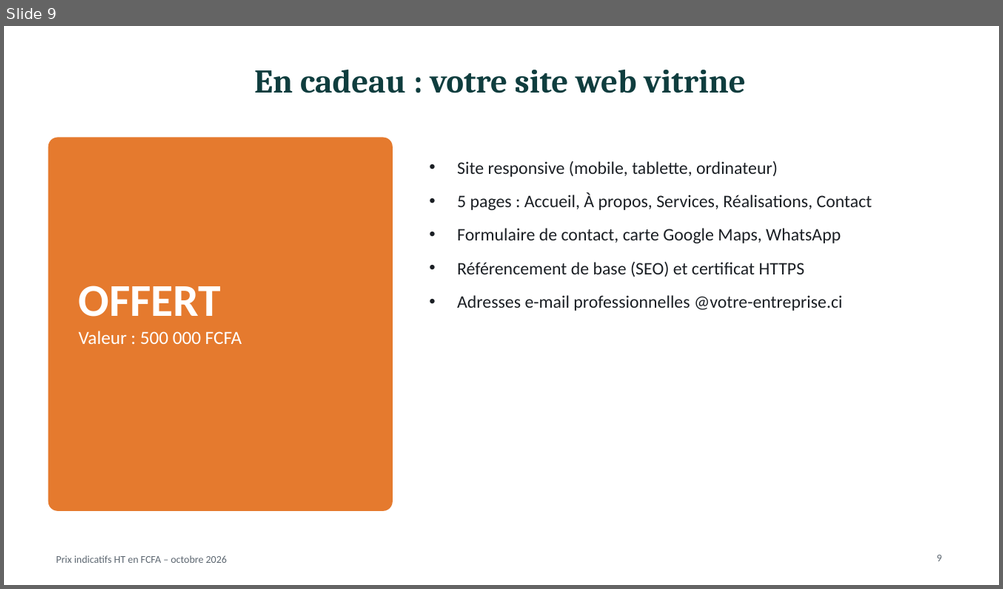
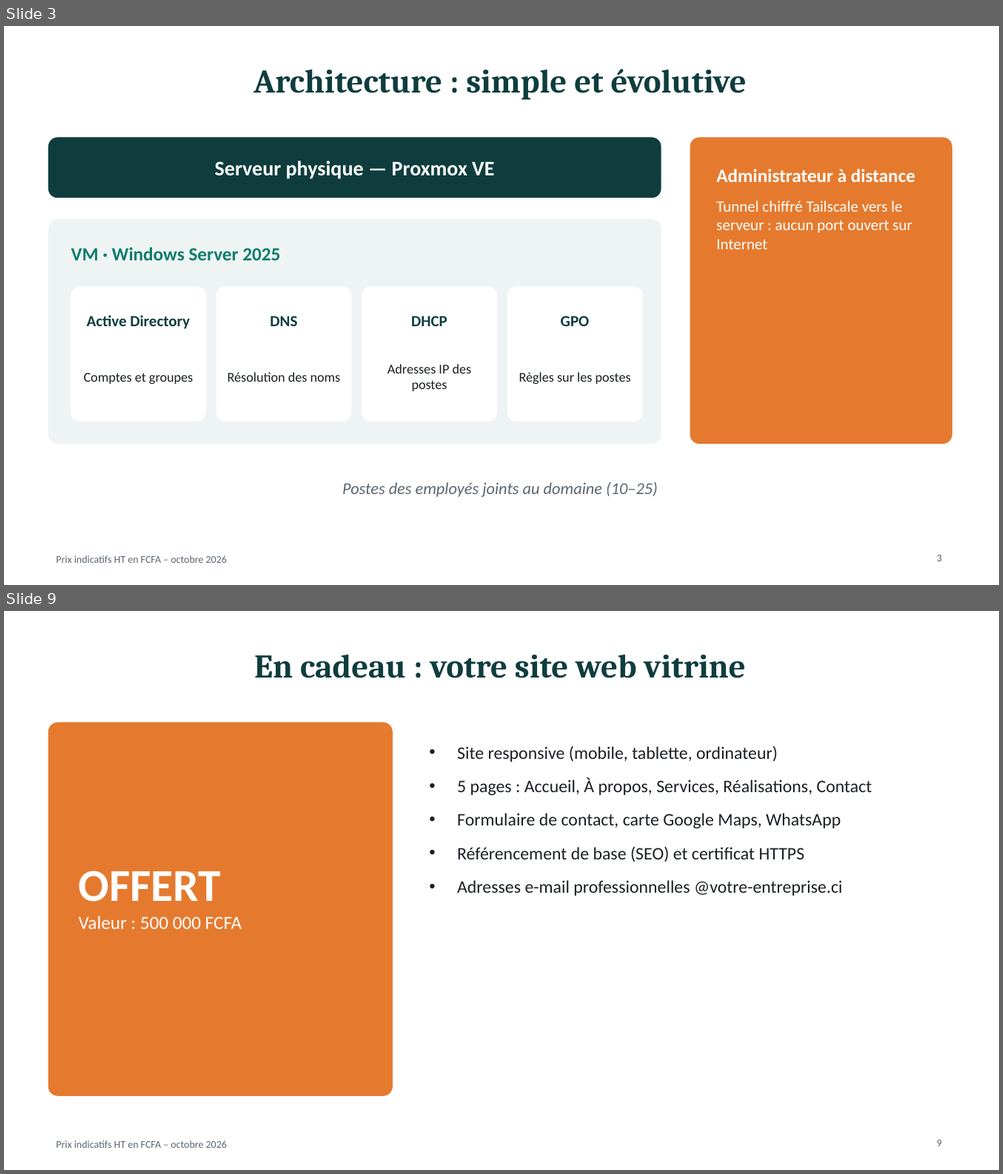
Before and after one commit to meledjearmel/others-documents, a slide deck: proposition-serveur/Proposition_Serveur_Proxmox_WindowsServer.pptx. Shown one above the other, each under a label of ours: slide 9 before the commit, slides 3 and 9 after it; the slides between them are not shown. The pictures are 1003x589 and 1003x1174 pixels, drawn with LibreOffice and Linux fonts; fonts in the diff are those of the drawing. Boxes give left, top, right and bottom in pixels: in the first picture for what was removed or moved away, otherwise in the second. Text is boxed around its words. In the diff, an @@ line names an element or a change of style, - is before the commit and + after.

```diff
--- a/proposition-serveur/Proposition_Serveur_Proxmox_WindowsServer.pptx
+++ b/proposition-serveur/Proposition_Serveur_Proxmox_WindowsServer.pptx
@@ slide 3 added at (4, 26, 999, 585), background #FFFFFF; not listed: 1 template element that a slide beside it also shows @@
@@ title added at (253, 69, 746, 100), 32 pt, text #0F3D3E, bold @@
+Architecture : simple et évolutive
@@ rounded rectangle added at (48, 138, 660, 198), fill #0F3D3E, outline #0F3D3E 1 pt @@
@@ rounded rectangle added at (691, 138, 951, 444), fill #E57A2E, outline #E57A2E 1 pt @@
@@ text added at (215, 161, 494, 179), 20 pt, text #FFFFFF, bold @@
+Serveur physique — Proxmox VE
@@ text added at (716, 169, 915, 249), 15 pt, text #FFFFFF @@
+Administrateur à distance
+Tunnel chiffré Tailscale vers le serveur : aucun port ouvert sur Internet
@@ rounded rectangle added at (48, 220, 660, 444), fill #EEF4F3, outline #EEF4F3 1 pt @@
@@ text added at (71, 247, 280, 261), 18 pt, text #0F7C6E, bold @@
+VM · Windows Server 2025
@@ rounded rectangle added at (71, 287, 205, 421), fill #FFFFFF, outline #FFFFFF 1 pt @@
@@ rounded rectangle added at (216, 287, 351, 421), fill #FFFFFF, outline #FFFFFF 1 pt @@
@@ rounded rectangle added at (362, 287, 496, 421), fill #FFFFFF, outline #FFFFFF 1 pt @@
@@ rounded rectangle added at (508, 287, 642, 421), fill #FFFFFF, outline #FFFFFF 1 pt @@
@@ text added at (87, 315, 190, 329), 15 pt, text #0F3D3E, bold @@
+Active Directory
@@ text added at (270, 316, 297, 326), 15 pt, text #0F3D3E, bold @@
+DNS
@@ text added at (411, 316, 447, 326), 15 pt, text #0F3D3E, bold @@
+DHCP
@@ text added at (560, 316, 589, 326), 15 pt, text #0F3D3E, bold @@
+GPO
@@ text added at (84, 373, 193, 384), 13 pt, text #1B1F24 @@
+Comptes et groupes
@@ text added at (227, 372, 341, 382), 13 pt, text #1B1F24 @@
+Résolution des noms
@@ text added at (387, 364, 472, 392), 13 pt, text #1B1F24 @@
+Adresses IP des postes
@@ text added at (519, 372, 631, 384), 13 pt, text #1B1F24 @@
+Règles sur les postes
@@ text added at (342, 483, 657, 497), 16 pt, text #5C6670, italic @@
+Postes des employés joints au domaine (10–25)
@@ page number added at (936, 555, 942, 562), 10 pt, text #5C6670 @@
+3
```
Also in this commit, not shown: 8 slides changed, 1 slide removed, 1 other file.
